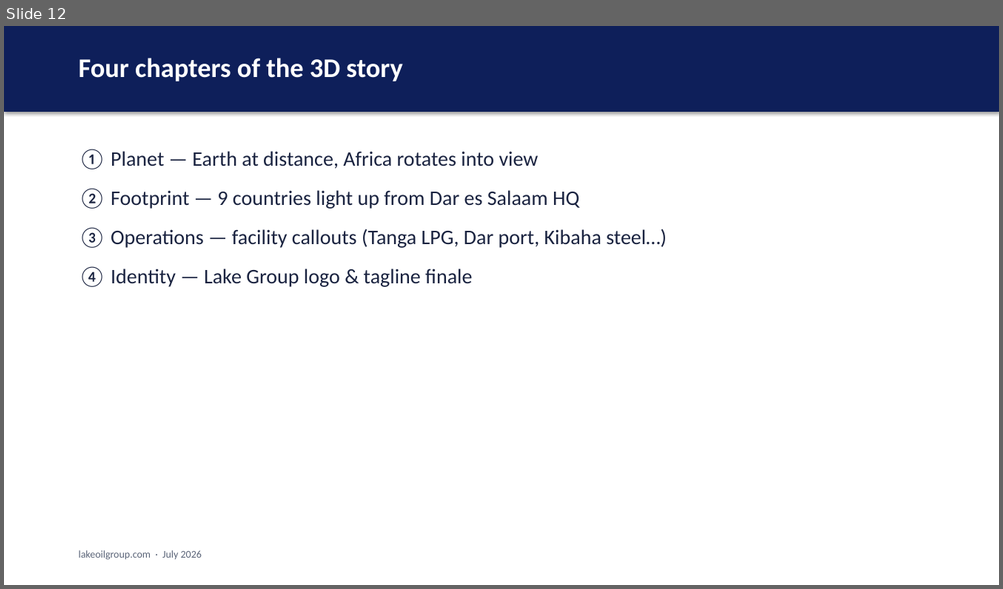
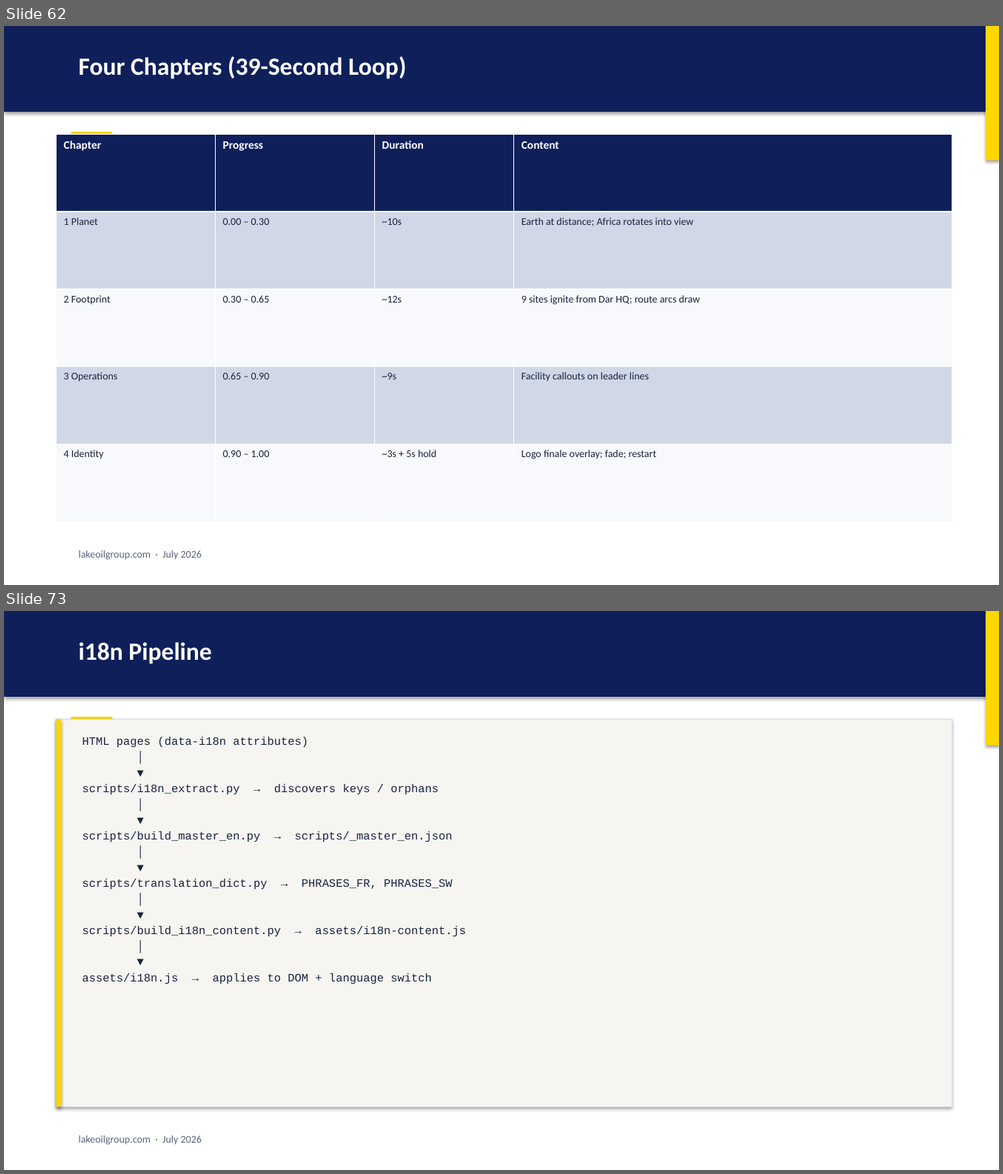
Before and after one commit to Smarderve/Lake.Group.Web, a slide deck: LAKE_GROUP_PRESENTATION.pptx. Shown one above the other, each under a label of ours: slide 12 before the commit, slides 62 and 73 after it; the slides between them are not shown. The pictures are 1003x589 and 1003x1174 pixels, drawn with LibreOffice and Linux fonts; fonts in the diff are those of the drawing. Boxes give left, top, right and bottom in pixels: in the first picture for what was removed or moved away, otherwise in the second. Text is boxed around its words. In the diff, an @@ line names an element or a change of style, - is before the commit and + after.

```diff
--- a/LAKE_GROUP_PRESENTATION.pptx
+++ b/LAKE_GROUP_PRESENTATION.pptx
@@ slide 73 added at (4, 611, 999, 1170), background #FFFFFF @@
@@ rectangle added at (4, 611, 999, 697), fill #0E1F5A @@
@@ rectangle added at (985, 611, 999, 745), fill #FFD700 @@
@@ text added at (79, 642, 211, 664), 24 pt, text #FFFFFF, bold @@
+i18n Pipeline
@@ rectangle added at (57, 719, 951, 1107), fill #F6F5F1, outline #D8DEEC 0.75 pt @@
@@ rectangle added at (57, 719, 62, 1107), fill #FFD700 @@
@@ rectangle added at (71, 717, 112, 720), fill #FFD700 @@
@@ text added at (82, 737, 466, 984), 11 pt, text #1A2340 @@
+HTML pages (data-i18n attributes)
+│
+▼
+scripts/i18n_extract.py → discovers keys / orphans
+│
+▼
+scripts/build_master_en.py → scripts/_master_en.json
+│
+▼
+scripts/translation_dict.py → PHRASES_FR, PHRASES_SW
+│
+▼
+scripts/build_i18n_content.py → assets/i18n-content.js
+│
+▼
+assets/i18n.js → applies to DOM + language switch
@@ text added at (79, 1136, 202, 1145), 10 pt, text #5A6478 @@
+lakeoilgroup.com · July 2026
@@ what was slide 12 is now slide 62 @@
@@ slide 62 changed as well @@
@@ rectangle added at (985, 26, 999, 160), fill #FFD700 @@
@@ text at (79, 56, 406, 79): text changed; size 26 to 24 pt @@
-Four chapters of the 3D story
+Four Chapters (39-Second Loop)
@@ table added at (57, 134, 951, 522), 5 rows, 4 columns @@
+Chapter | Progress | Duration | Content
+1 Planet | 0.00 – 0.30 | ~10s | Earth at distance; Africa rotates into view
+2 Footprint | 0.30 – 0.65 | ~12s | 9 sites ignite from Dar HQ; route arcs draw
+3 Operations | 0.65 – 0.90 | ~9s | Facility callouts on leader lines
+4 Identity | 0.90 – 1.00 | ~3s + 5s hold | Logo finale overlay; fade; restart
@@ rectangle added at (71, 132, 112, 135), fill #FFD700 @@
@@ text removed at (79, 149, 666, 287) @@
-① Planet — Earth at distance, Africa rotates into view
-② Footprint — 9 countries light up from Dar es Salaam HQ
-③ Operations — facility callouts (Tanga LPG, Dar port, Kibaha steel…)
-④ Identity — Lake Group logo & tagline finale
```
Also in this commit, not shown: 3 other slides changed, 104 other slides added, 35 slides removed, 1 other file.
